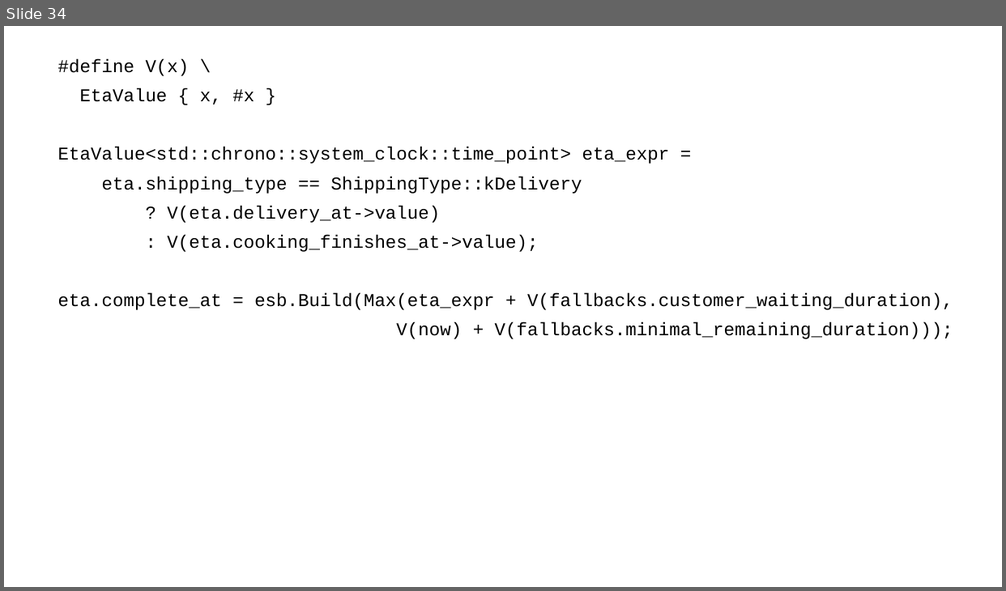
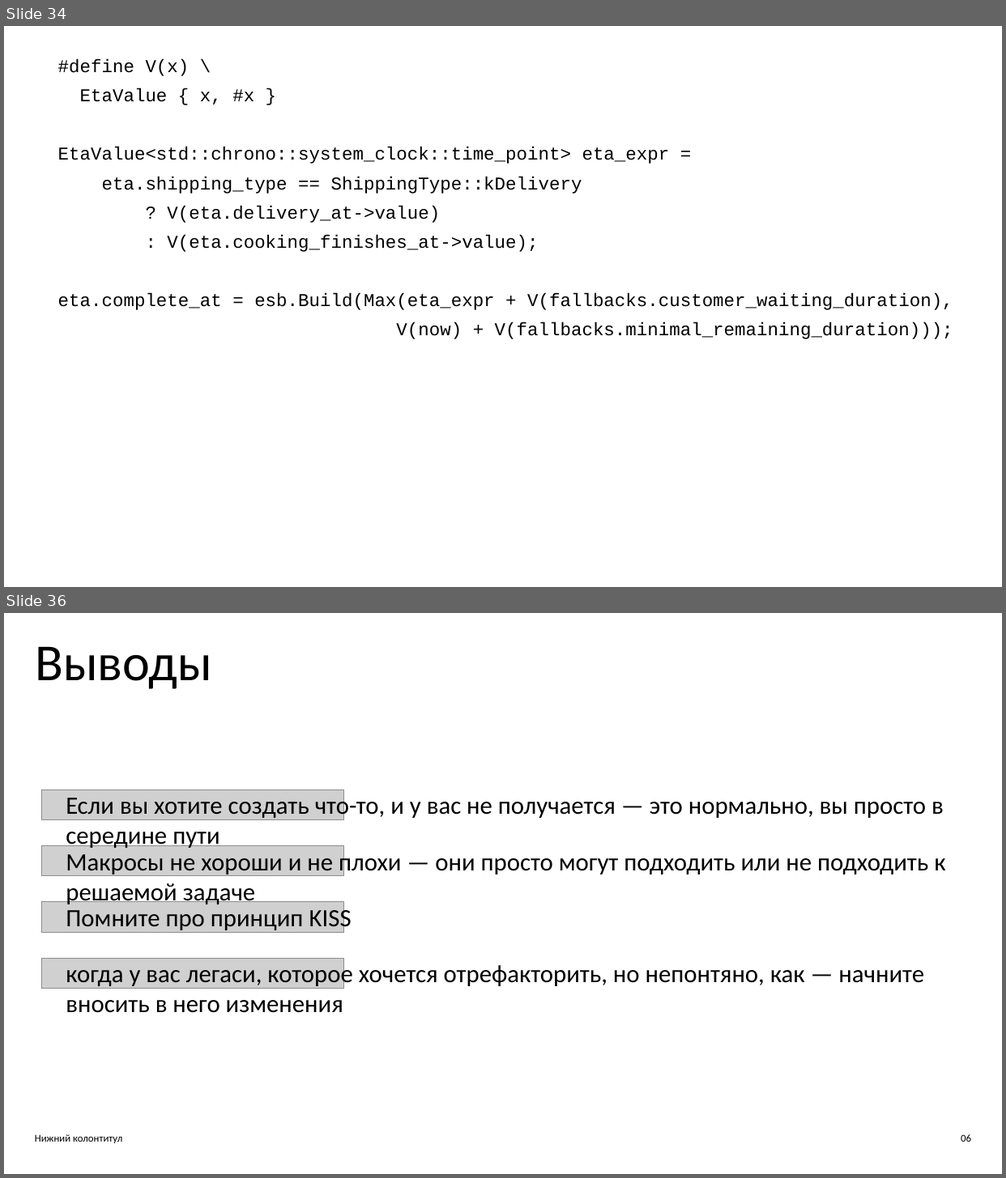
Before and after one commit to ishfb/zcc23, a slide deck: slides.pptx. Shown one above the other, each under a label of ours: slide 34 before the commit, slides 34 and 36 after it; the slides between them are not shown. The pictures are 1006x591 and 1006x1178 pixels, drawn with LibreOffice and Linux fonts; fonts in the diff are those of the drawing; grey boxes stand for pictures. Boxes give left, top, right and bottom in pixels: in the first picture for what was removed or moved away, otherwise in the second. Text is boxed around its words. In the diff, an @@ line names an element or a change of style, - is before the commit and + after.

```diff
--- a/slides.pptx
+++ b/slides.pptx
@@ slide 36 added at [4, 613, 1002, 1174], background #FFFFFF @@
@@ text added at [35, 646, 212, 689], 75 pt, text #000000 @@
+Выводы
@@ rectangle added at [18, 791, 34, 810], fill #FFFFFF @@
@@ picture added at [41, 790, 343, 820] @@
@@ text added at [66, 794, 944, 851], 36 pt, text #000000 @@
+Если вы хотите создать что-то, и у вас не получается — это нормально, вы просто в середине пути
@@ picture added at [41, 846, 343, 876] @@
@@ text added at [66, 850, 945, 907], 36 pt, text #000000 @@
+Макросы не хороши и не плохи — они просто могут подходить или не подходить к решаемой задаче
@@ picture added at [41, 902, 343, 932] @@
@@ text added at [66, 905, 351, 933], 36 pt, text #000000 @@
+Помните про принцип KISS
@@ picture added at [41, 958, 343, 988] @@
@@ text added at [66, 962, 924, 1013], 36 pt, text #000000 @@
+когда у вас легаси, которое хочется отрефакторить, но непонтяно, как — начните вносить в него изменения
@@ text added at [35, 1135, 122, 1144], 15 pt, text #000000 @@
+Нижний колонтитул
@@ text added at [961, 1135, 971, 1142], 15 pt, text #000000 @@
+06
```
Also in this commit, not shown: 2 slides changed, 2 other slides added.
